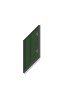
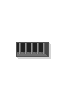
The second 65 × 100 image is a revision of the first. Changes to its layers:
added layer "window_outside_I" above "window_outside_H" over [16, 42, 51, 59]
hid "window_outside_C", moved it above "window_outside_B" over [23, 25, 41, 74]
